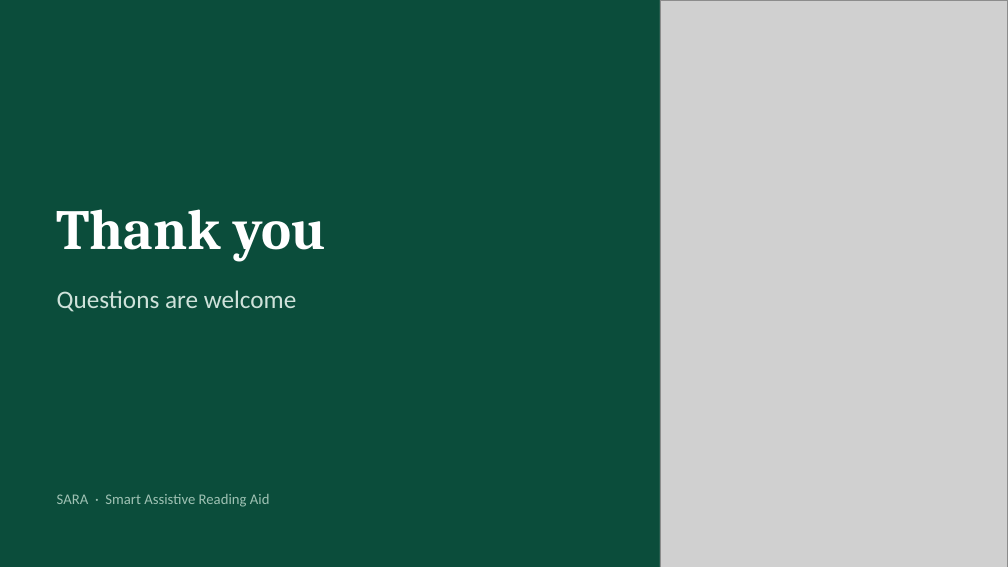
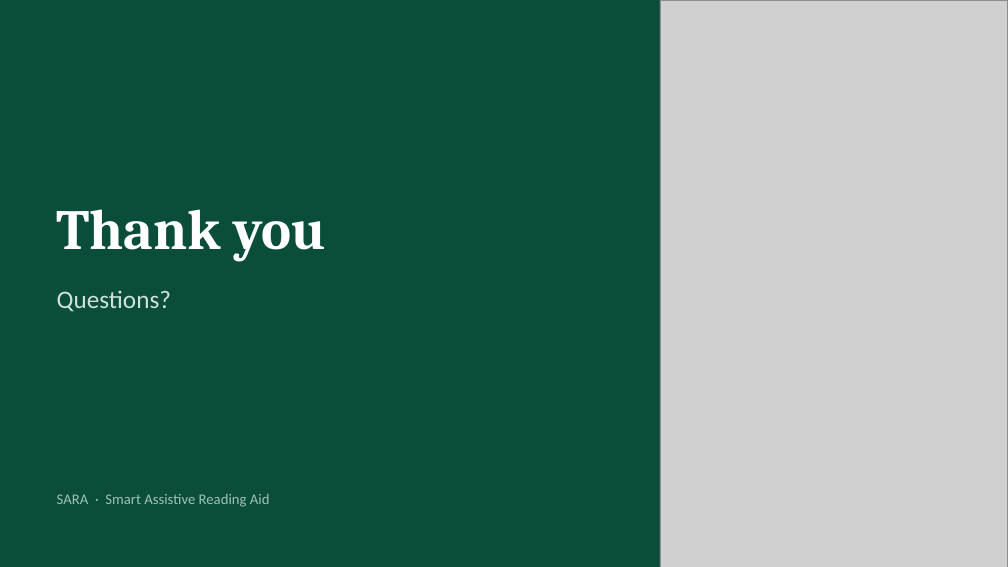
Before and after one commit to aflam330/Senior_project_wearable_glass_for_blind_people_using_ocr_and_ylo, a slide deck: slide 24 of Thesis Report and paper/thesis report/slides/SARA_Presentation.pptx. Drawn at 1008x567 pixels with LibreOffice and Linux fonts; fonts in the diff are those of the drawing; grey boxes stand for pictures. Boxes give left, top, right and bottom in pixels: in the first picture for what was removed or moved away, otherwise in the second. Text is boxed around its words. In the diff, an @@ line names an element or a change of style, - is before the commit and + after.

```diff
--- a/Thesis Report and paper/thesis report/slides/SARA_Presentation.pptx
+++ b/Thesis Report and paper/thesis report/slides/SARA_Presentation.pptx
@@ text at box(57, 290, 171, 312): text changed @@
-Questions are welcome
+Questions?
```
Also in this commit, not shown: 14 other slides changed, 6 other files.
